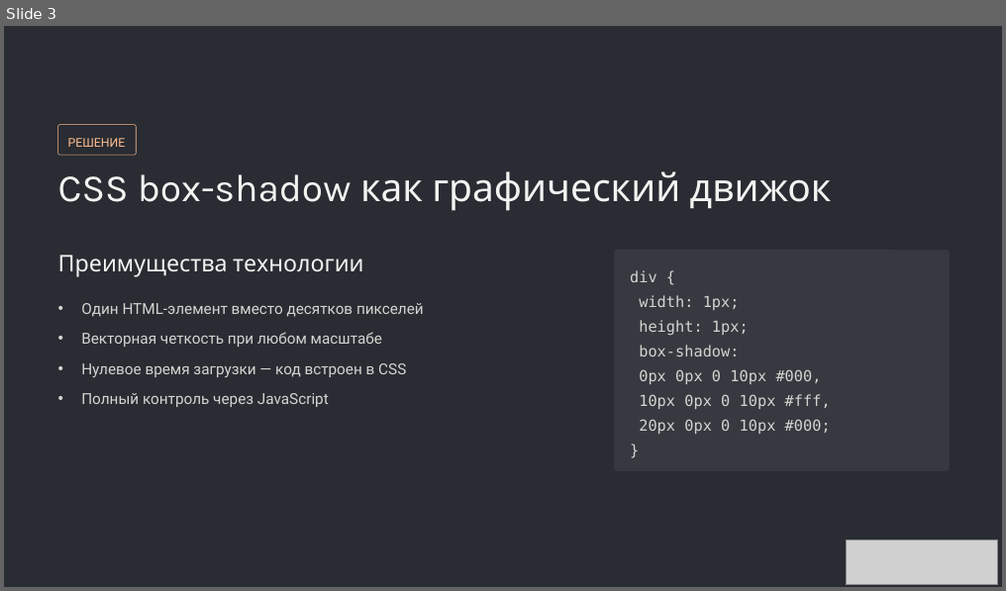
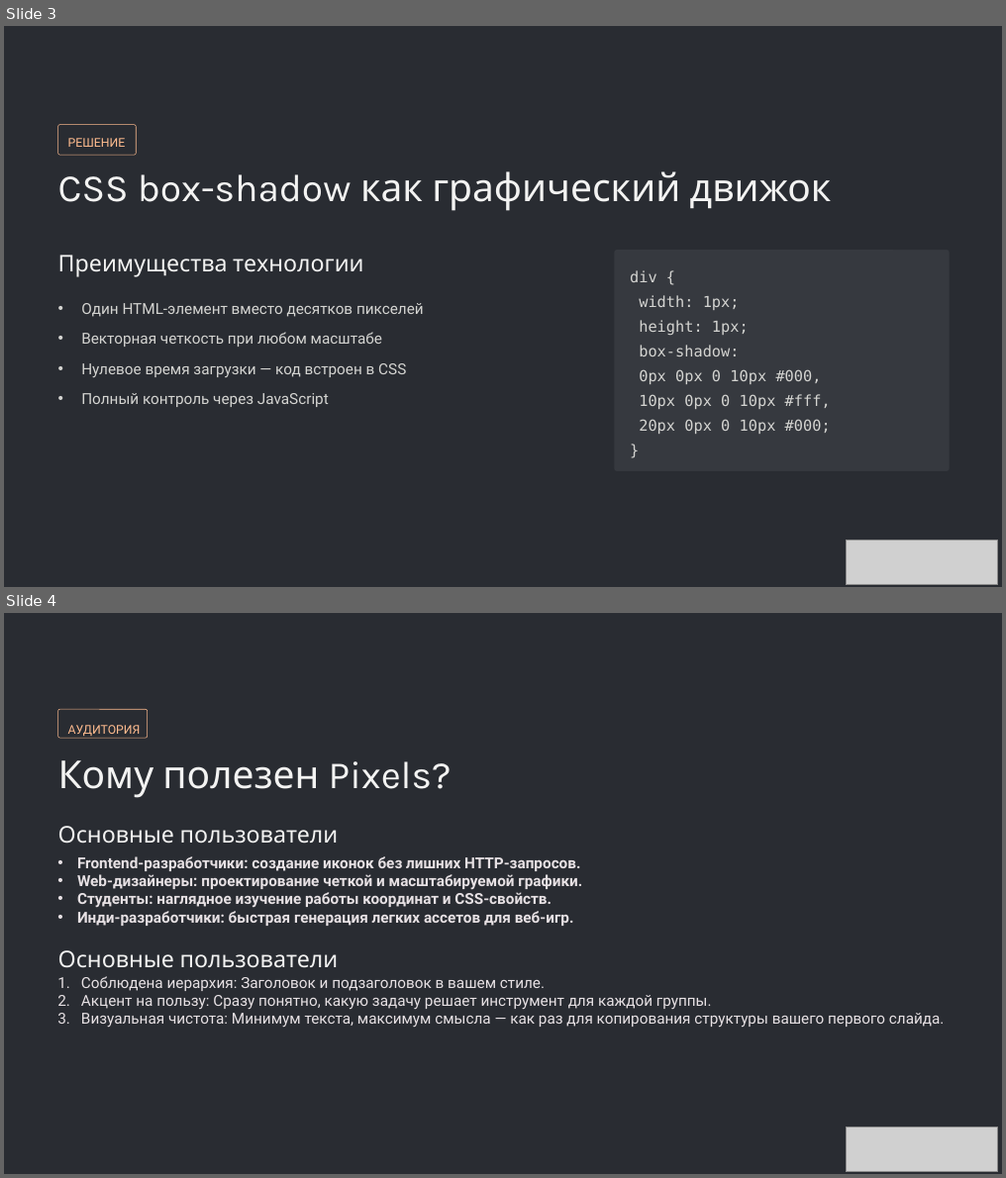
Before and after one commit to Korsany/Pixels, a slide deck: Pixels.pptx. Shown one above the other, each under a label of ours: slide 3 before the commit, slides 3 and 4 after it. The pictures are 1006x591 and 1006x1178 pixels, drawn with LibreOffice and Linux fonts; fonts in the diff are those of the drawing; grey boxes stand for pictures; background and template pictures are left out. Boxes give left, top, right and bottom in pixels: in the first picture for what was removed or moved away, otherwise in the second. Text is boxed around its words. In the diff, an @@ line names an element or a change of style, - is before the commit and + after.

```diff
--- a/Pixels.pptx
+++ b/Pixels.pptx
@@ slide 4 added at (4,613,1002,1174), background #FFFFFF; not listed: 1 template element that a slide beside it also shows @@
@@ rounded rectangle added at (58,709,148,738), outline #FFBC8F 0.6 pt @@
@@ text added at (68,725,141,736), 14 pt, text #FFBC8F @@
+АУДИТОРИЯ
@@ text added at (58,761,451,798), 44.5 pt, text #F3F3F2 @@
+Кому полезен Pixels?
@@ text added at (58,826,339,844), 26.5 pt, text #F3F3F2 @@
+Основные пользователи
@@ text added at (77,857,582,926), 17.5 pt, text #E7E1E4, bold @@
+• Frontend-разработчики: создание иконок без лишних HTTP-запросов.
+• Web-дизайнеры: проектирование четкой и масштабируемой графики.
+• Студенты: наглядное изучение работы координат и CSS-свойств.
+• Инди-разработчики: быстрая генерация легких ассетов для веб-игр.
@@ text added at (58,951,339,968), 26.5 pt, text #F3F3F2 @@
+Основные пользователи
@@ text added at (81,976,768,1028), 17.5 pt, text #E7E1E4 @@
+1. Соблюдена иерархия: Заголовок и подзаголовок в вашем стиле.
+2. Акцент на пользу: Сразу понятно, какую задачу решает инструмент для каждой группы.
+3. Визуальная чистота: Минимум текста, максимум смысла — как раз для копирования структуры вашего первого слайда.
@@ picture added at (846,1128,998,1172) @@
```
Also in this commit, not shown: 2 slides changed.
